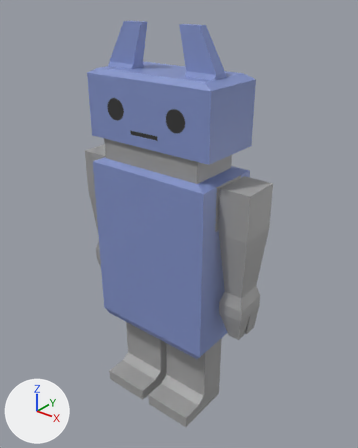
Renders of the Blender file Assets/Models/Toys/toy3.blend from each side of a commit.
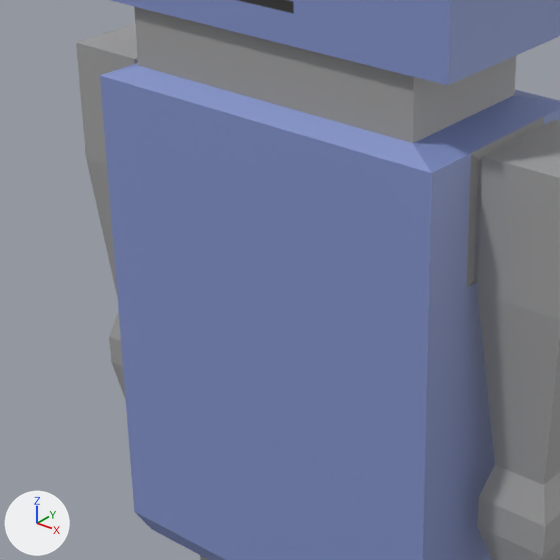
Each version appears first whole from a camera (50 mm lens) standing at (0.151, -0.182, 0.127) and looking at (0.004, 0.002, 0.013), and next in a close-up on the part from 17% to 69% of the width and 30% to 72% of the height. Arrows for +X, +Y and +Z are at lower left; the lights stay in place.

The scene before the commit, as lines of its bpy script (objects in view):
```python
me_cube_003 = bpy.data.meshes.new('Cube.003')
me_cube_003.from_pydata(...)  # 382 vertices, 380 faces; spans x -0.052..0.052, y -0.024..0.018, z -0.094..0.111
me_cube_003.materials.append(mat_toy3tex_png)  # picture img_toy3tex_png
ob_cube = bpy.data.objects.new('Cube', me_cube_003)
ob_cube.location = (0.0, 0.0, 0.0)
```
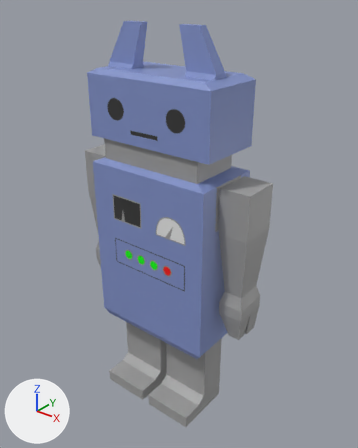
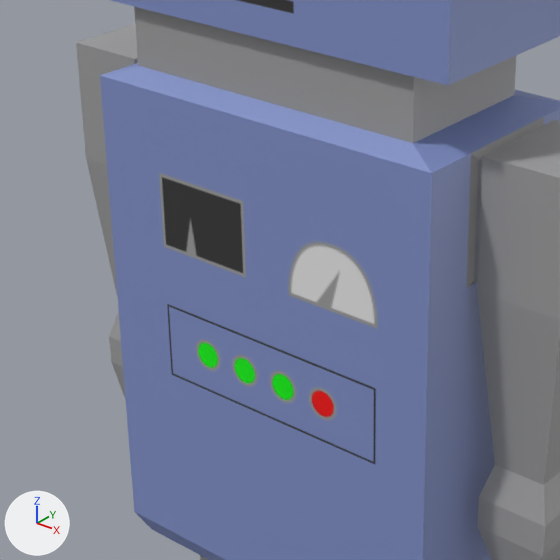
Boxes [x1, y1, x2, y2] around the edits, measured in the close-ups (560 x 560 px):
```json
{"object": "Cube", "change": "recoloured", "before": [157, 171, 380, 467], "after": [157, 171, 380, 467], "on screen": "blue to grey"}
```

The change, as JSON lines over the scene's bpy script:
```json
{"op": "add", "block": "img_toy3tex_v1_png", "code": ["img_toy3tex_v1_png = load_image('toy3tex_v1.png', 'textures/toy3tex_v1.png', 1024, 1024, 'sRGB')"]}
{"op": "add", "block": "mat_toy3tex_v1_png", "code": ["mat_toy3tex_v1_png = principled_material('toy3tex_v1.png')", "mat_toy3tex_v1_png.texture = img_toy3tex_v1_png"]}
{"block": "me_cube_003", "where": "me_cube_003.from_pydata(...)  # 382 vertices, 380 faces; spans x -0.052..0.052, y -0.024..0.018, z -0.094..0.111"}
{"op": "remove", "block": "me_cube_003", "code": "me_cube_003.materials.append(mat_toy3tex_png)  # picture img_toy3tex_png"}
{"op": "add", "block": "me_cube_003", "code": "me_cube_003.materials.append(mat_toy3tex_v1_png)  # picture img_toy3tex_v1_png"}
```
